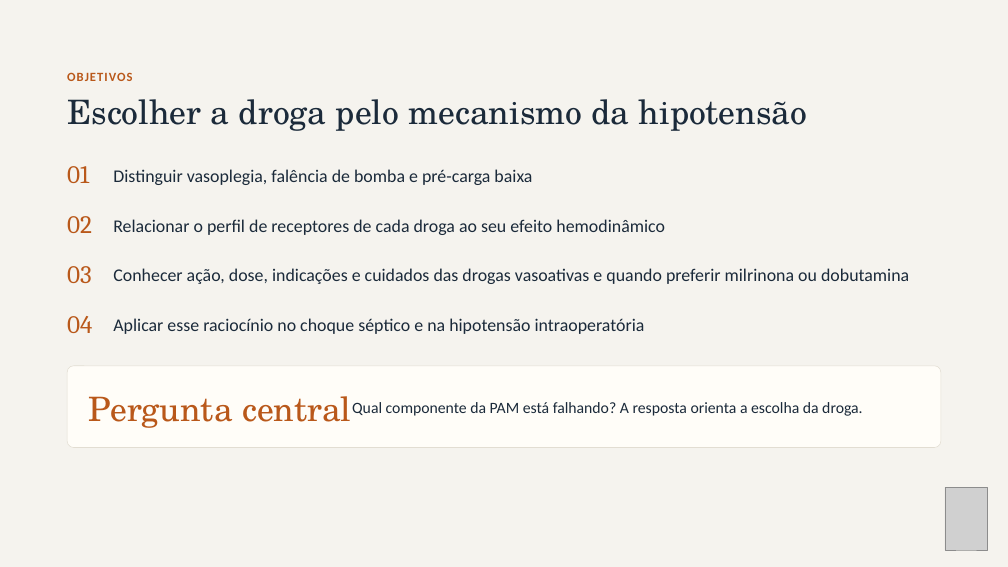
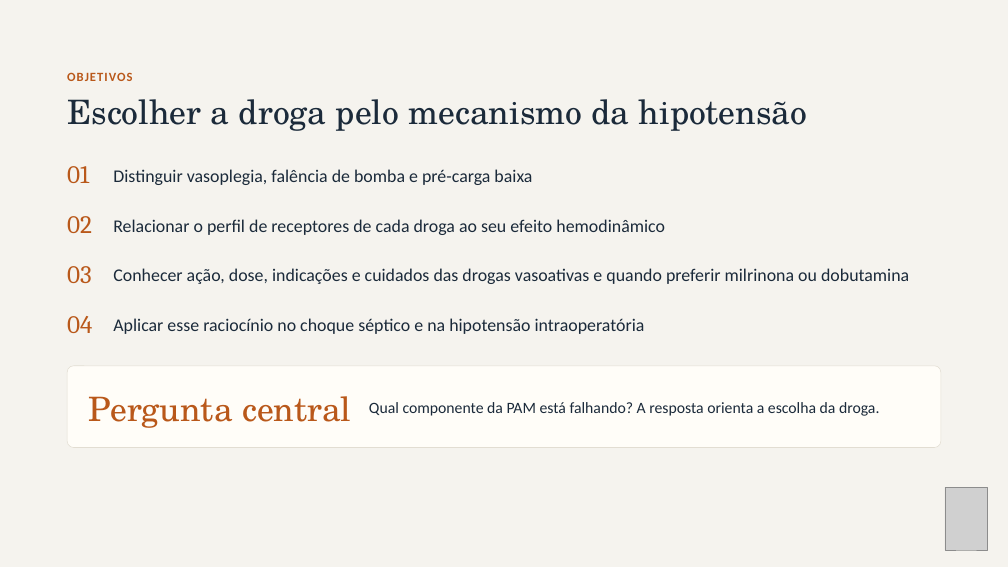
Before and after one commit to brunomoraesdubois-bit/Bruno, a slide deck: slide 2 of apresentacao/Aminas_Vasoativas.pptx. Drawn at 1008x567 pixels with LibreOffice and Linux fonts; fonts in the diff are those of the drawing; grey boxes stand for pictures. Boxes give left, top, right and bottom in pixels: in the first picture for what was removed or moved away, otherwise in the second. Text is boxed around its words. In the diff, an @@ line names an element or a change of style, - is before the commit and + after.

```diff
--- a/apresentacao/Aminas_Vasoativas.pptx
+++ b/apresentacao/Aminas_Vasoativas.pptx
@@ text "Qual componente da PAM está ...": place and size @@
-text "Qual componente da PAM está ..." at box(352, 402, 862, 416)
+text "Qual componente da PAM está ..." at box(369, 402, 879, 416)
```
Also in this commit, not shown: 7 other slides changed, 24 other files.
